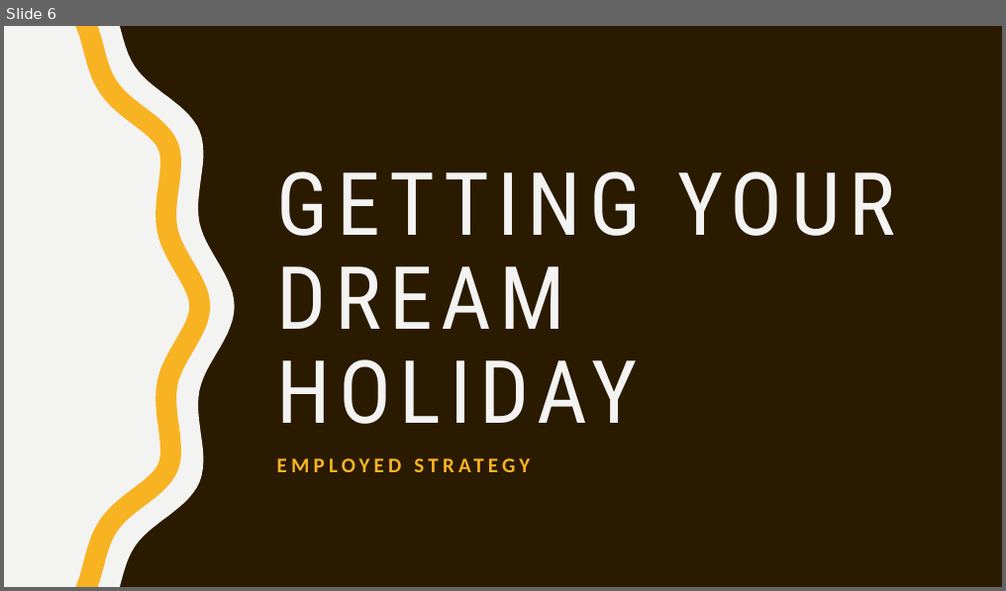
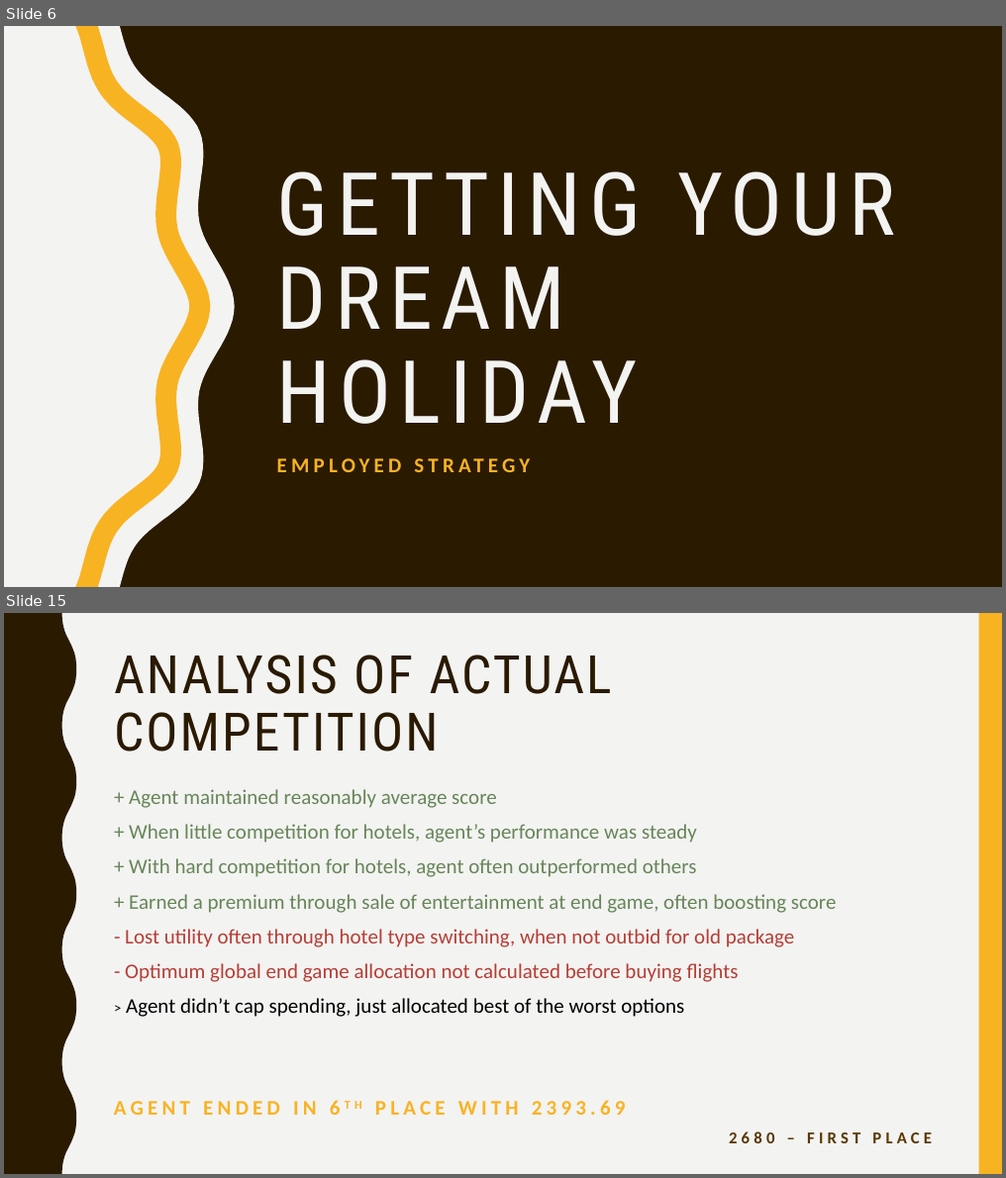
Before and after one commit to Jamiewarb/IntAgents, a slide deck: VivaSlides.pptx. Shown one above the other, each under a label of ours: slide 6 before the commit, slides 6 and 15 after it; the slides between them are not shown. The pictures are 1006x591 and 1006x1178 pixels, drawn with LibreOffice and Linux fonts; fonts in the diff are those of the drawing. Boxes give left, top, right and bottom in pixels: in the first picture for what was removed or moved away, otherwise in the second. Text is boxed around its words. In the diff, an @@ line names an element or a change of style, - is before the commit and + after.

```diff
--- a/VivaSlides.pptx
+++ b/VivaSlides.pptx
@@ slide 15 added at (4, 613, 1002, 1174), background #F3F3F2 @@
@@ freeform shape added at (4, 613, 76, 1174), fill #2A1A00 @@
@@ rectangle added at (979, 613, 1002, 1174), fill #F8B323 @@
@@ title added at (114, 655, 612, 752), 51 pt, text #2A1A00 @@
+ANALYSIS OF ACTUAL COMPETITION
@@ text added at (125, 789, 837, 1017), 20 pt, text #678658 @@
++ Agent maintained reasonably average score
++ When little competition for hotels, agent’s performance was steady
++ With hard competition for hotels, agent often outperformed others
++ Earned a premium through sale of entertainment at end game, often boosting score
+- Lost utility often through hotel type switching, when not outbid for old package
+- Optimum global end game allocation not calculated before buying flights
+> Agent didn’t cap spending, just allocated best of the worst options
@@ text added at (114, 1100, 932, 1144), 20 pt, text #F8B323, bold @@
+AGENT ENDED IN 6TH PLACE WITH 2393.69
+2680 – FIRST PLACE
```
Also in this commit, not shown: 5 slides changed, 5 other slides added.
